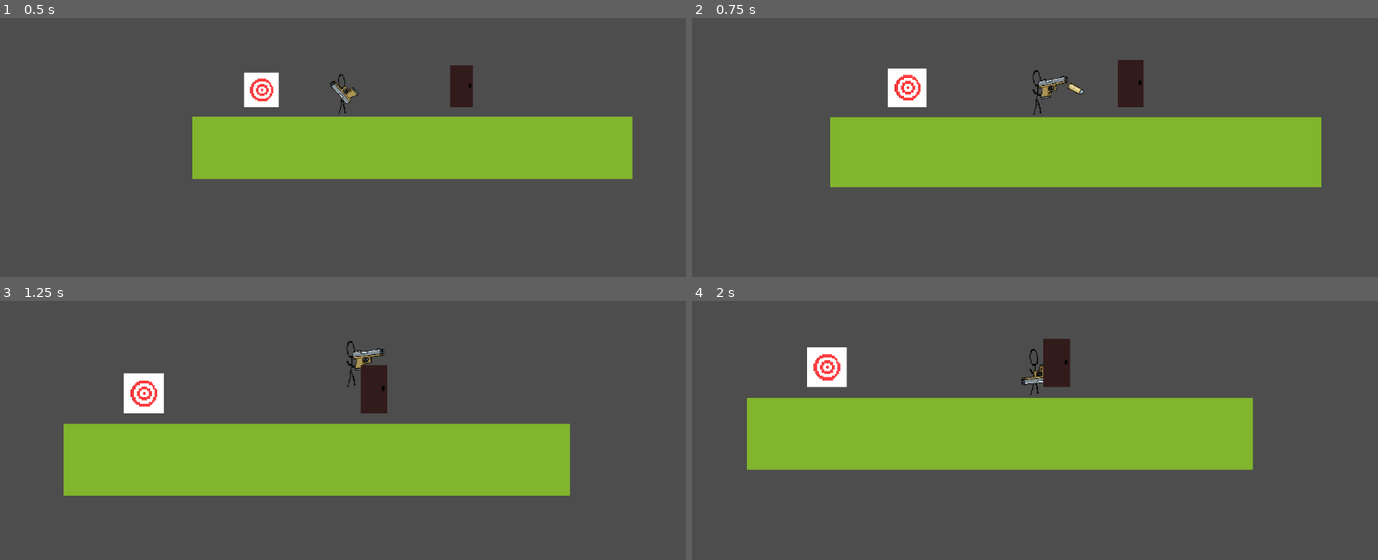
Above: before the commit, frames 1-4 (two rows, left to right).
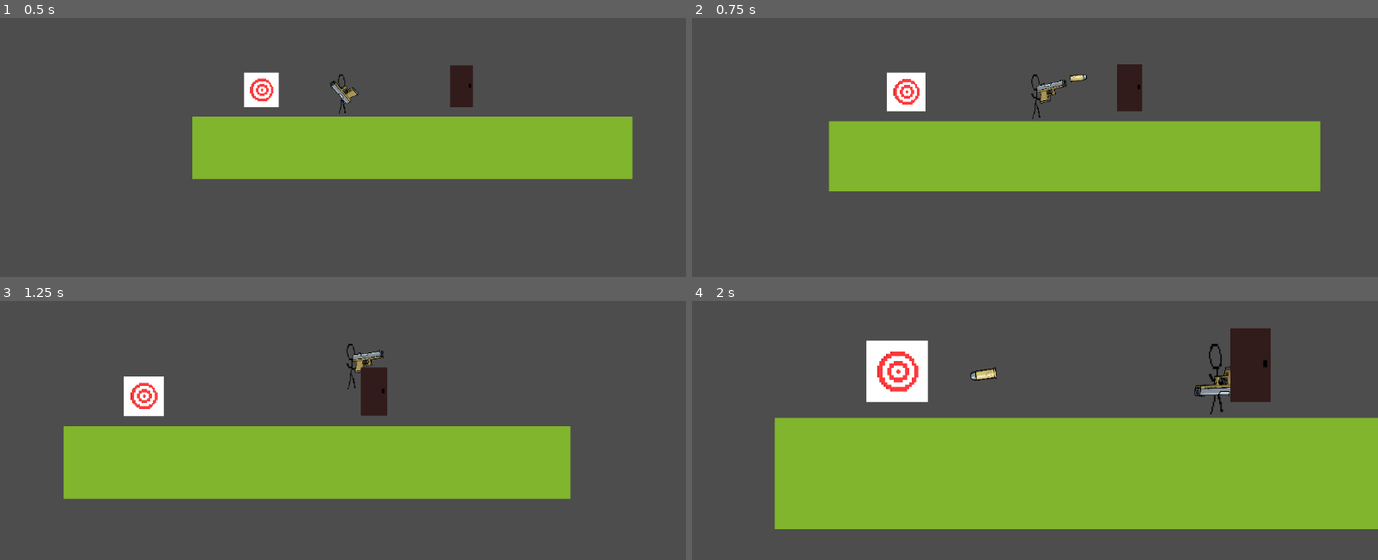
Above: after the commit, the same moments.

Repository: Panda248/Emu-War
Game: Godot game, scene res://scenes/Level.tscn
The game is run twice, just before and just after one commit, with the same random seed, the same clock (stepped at 60 frames per second) and the same inputs.
Inputs (mouse positions are in pixels of both pictures, inside the frame that each line leads up to):
- Up to frame 1 (0.5 s): no input
- Up to frame 2 (0.75 s): tap Enter (ui_accept) at 0.5 s; move the mouse to (1185, 64) at 0.52 s; hold D (move_right) from 0.53 s (still down); click (1185, 64) at 0.6 s
- Up to frame 3 (1.25 s): keep holding D (move_right); tap W (jump) at 0.77 s
- Up to frame 4 (2 s): keep holding D (move_right); move the mouse to (897, 386) at 1.27 s; click (897, 386) at 1.35 s; tap W (jump) at 1.52 s

Frame 1 is identical in both runs. In frame 2, 3.9% of the frame differs, in the area x 19-92%, y 16-67%; in frame 3, 2.5%; in frame 4, 37%, in the area x 8-100%, y 10-89%.

Commit message:
correct bullet orientation

Diff:
--- a/LinkedDoor.gd
+++ b/LinkedDoor.gd
@@ -15,6 +15,7 @@
 	if body != $Target/StaticBody:
 		$Door.visible = false
 		$Door/CollisionShape2D.disabled = true
+		$Door.collision_layer = 0
 
 func _on_target_body_exited(body):
 	if body != $Target/StaticBody:
--- a/scripts/World.gd
+++ b/scripts/World.gd
@@ -22,6 +22,8 @@
 	$Camera2D.zoom = Vector2(zoom, zoom)
 	if Input.is_action_just_pressed("shoot"):
 		if currentForm == 0:
+
+			$Bullet.rotation = $Player/Gun.rotation
 			changeToBullet()
 		else:
 			changeToPlayer()
